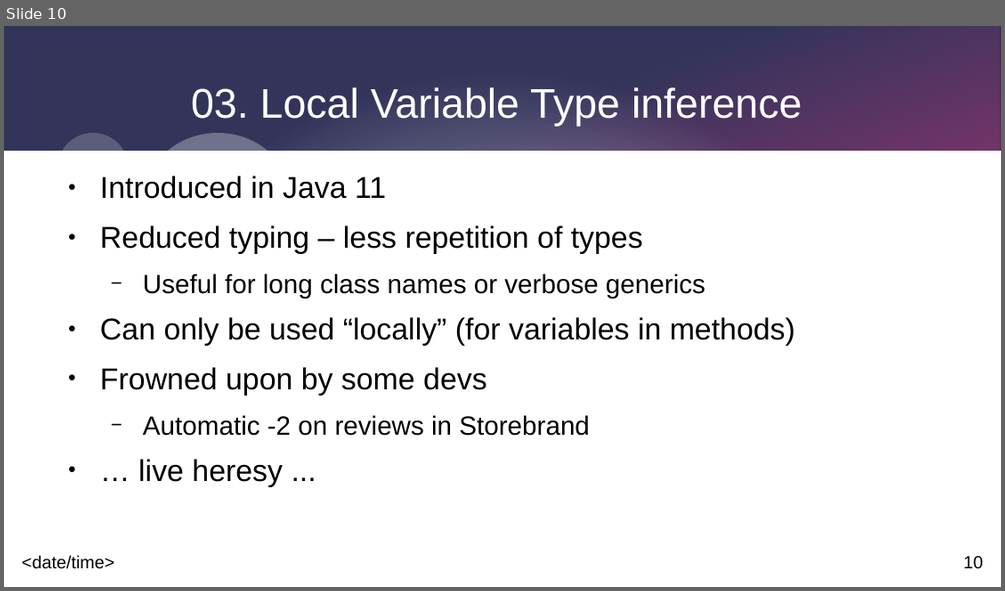
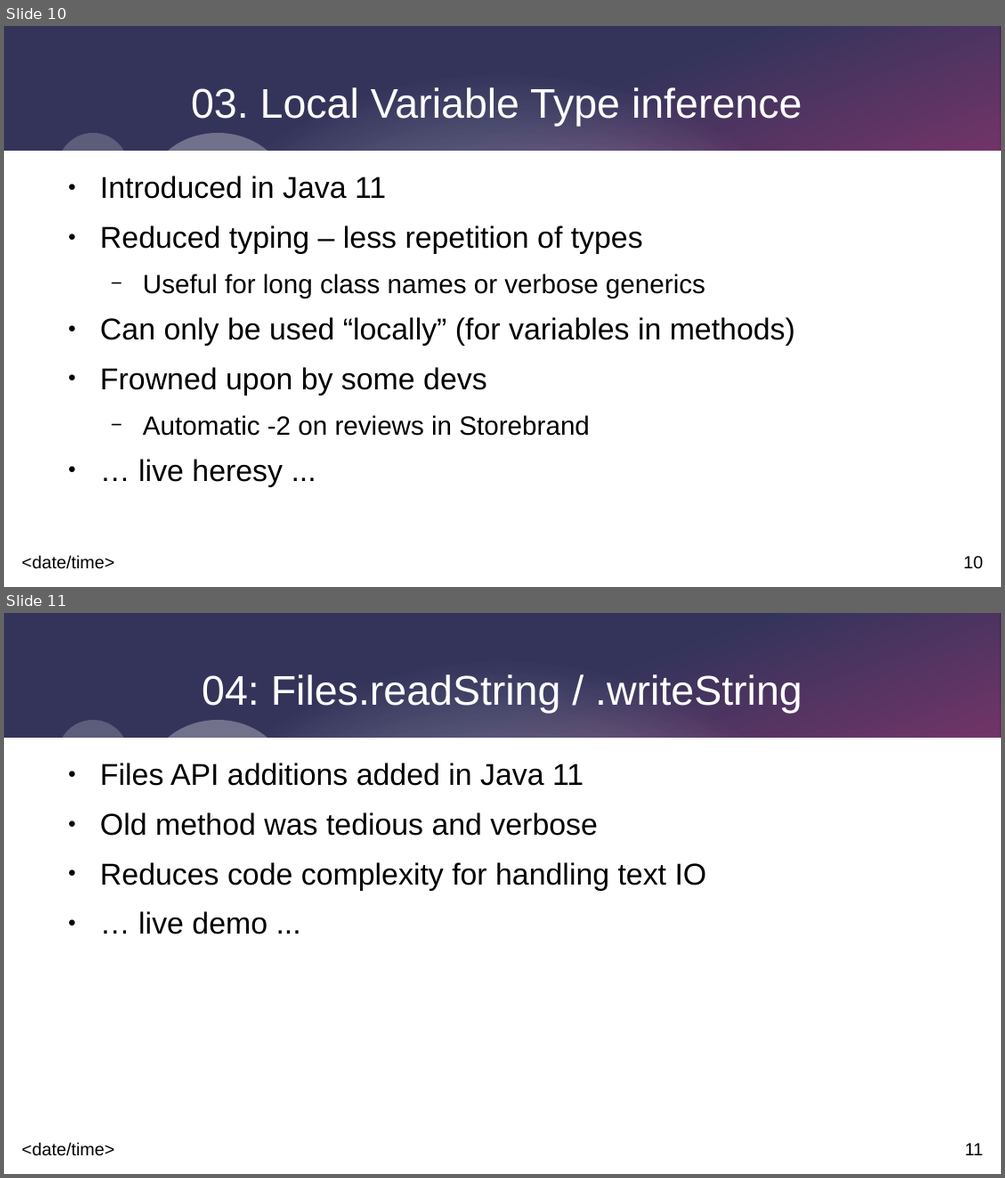
Before and after one commit to johnnyegel/Talk_JavaLatestAndGreatest, a slide deck: Presentation/JavaLatestAndGreatest.odp. Shown one above the other, each under a label of ours: slide 10 before the commit, slides 10 and 11 after it. The pictures are 1005x591 and 1005x1178 pixels, drawn with LibreOffice and Linux fonts; fonts in the diff are those of the drawing. Boxes give left, top, right and bottom in pixels: in the first picture for what was removed or moved away, otherwise in the second. Text is boxed around its words. In the diff, an @@ line names an element or a change of style, - is before the commit and + after.

```diff
--- a/Presentation/JavaLatestAndGreatest.odp
+++ b/Presentation/JavaLatestAndGreatest.odp
@@ slide 11 added at <box>4,613,1001,1174</box>, background #FFFFFF; not listed: 9 template elements that a slide beside it also shows @@
@@ title added at <box>202,674,802,713</box>, 33 pt, text #FFFFFF @@
+04: Files.readString / .writeString
@@ text added at <box>100,763,707,934</box>, 24 pt, text #000000 @@
+● Files API additions added in Java 11
+● Old method was tedious and verbose
+● Reduces code complexity for handling text IO
+● … live demo ...
```
Also in this commit, not shown: 1 slide removed, 3 other files.
